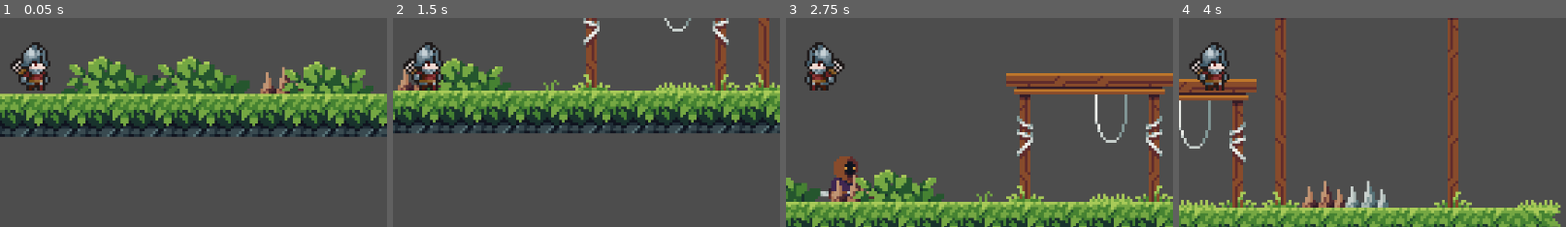
Above: before the commit, frames 1-4 (left to right).
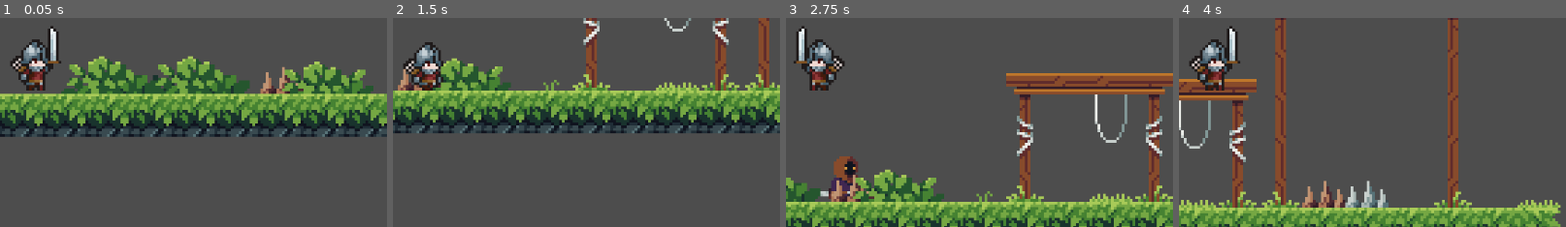
Above: after the commit, the same moments.

Repository: Sekaii22/super-gd-game
Game: Godot game, scene res://Assets/Scenes/game.tscn
Same seed, same stepped clock (60 frames per second), same inputs: the game is played once before the commit and once after it.
Inputs (mouse positions are % of the whole screen's width and height, from its top left):
- Up to frame 1 (0.05 s): no input
- Up to frame 2 (1.5 s): move the mouse to (72, 43) at 0.52 s; hold D (move-right) from 0.53 s (still down); click (72, 43) at 0.6 s; tap Space (jump) at 0.77, 0.8, 1.07, 1.35 s; move the mouse to (30, 53) at 1.27 s
- Up to frame 3 (2.75 s): tap Space (jump) at 1.52, 1.82, 2.3 s; click (30, 53) at 1.55 s; move the mouse to (60, 25) at 2.02 s; release D (move-right) at 2.03 s; hold A (move-left) from 2.03 s (still down); click (60, 25) at 2.1 s
- Up to frame 4 (4 s): move the mouse to (45, 69) at 2.77 s; release A (move-left) at 2.78 s; hold D (move-right) from 2.78 s (still down); click (45, 69) at 2.85 s; tap Space (jump) at 3.02, 3.32, 3.6, 3.77 s; move the mouse to (80, 64) at 3.52 s
The pictures show only the part of the screen within x 46-95%, y 35-85%; the shares and areas given below are measured in that part.

The runs differ from the first frame. In frame 1, 1.5% of the frame differs, in the area x 2-16%, y 3-32%; in frame 2, 0.2%; in frame 3, 1.5%; in frame 4, 1.4%.

Commit message:
Input to animation
Added respective animations to its inputs

Diff:
--- a/Assets/Scenes/killzone.tscn
+++ b/Assets/Scenes/killzone.tscn
@@ -6,4 +6,8 @@
 script = ExtResource("1_rrxt1")
 damage = 10
 
+[node name="Timer" type="Timer" parent="."]
+wait_time = 0.6
+
 [connection signal="body_entered" from="." to="." method="_on_body_entered"]
+[connection signal="timeout" from="Timer" to="." method="_on_timer_timeout"]
--- a/Assets/Scenes/player.tscn
+++ b/Assets/Scenes/player.tscn
@@ -27,6 +27,22 @@
 atlas = ExtResource("2_20spc")
 region = Rect2(500, 200, 100, 100)
 
+[sub_resource type="AtlasTexture" id="AtlasTexture_twqg6"]
+atlas = ExtResource("2_20spc")
+region = Rect2(0, 600, 100, 100)
+
+[sub_resource type="AtlasTexture" id="AtlasTexture_jsy7k"]
+atlas = ExtResource("2_20spc")
+region = Rect2(100, 600, 100, 100)
+
+[sub_resource type="AtlasTexture" id="AtlasTexture_uxgpf"]
+atlas = ExtResource("2_20spc")
+region = Rect2(200, 600, 100, 100)
+
+[sub_resource type="AtlasTexture" id="AtlasTexture_btkbf"]
+atlas = ExtResource("2_20spc")
+region = Rect2(300, 600, 100, 100)
+
 [sub_resource type="AtlasTexture" id="AtlasTexture_ejrnk"]
 atlas = ExtResource("2_20spc")
 region = Rect2(0, 500, 100, 100)
@@ -43,22 +59,6 @@
 atlas = ExtResource("2_20spc")
 region = Rect2(300, 500, 100, 100)
 
-[sub_resource type="AtlasTexture" id="AtlasTexture_twqg6"]
-atlas = ExtResource("2_20spc")
-region = Rect2(0, 600, 100, 100)
-
-[sub_resource type="AtlasTexture" id="AtlasTexture_jsy7k"]
-atlas = ExtResource("2_20spc")
-region = Rect2(100, 600, 100, 100)
-
-[sub_resource type="AtlasTexture" id="AtlasTexture_uxgpf"]
-atlas = ExtResource("2_20spc")
-region = Rect2(200, 600, 100, 100)
-
-[sub_resource type="AtlasTexture" id="AtlasTexture_btkbf"]
-atlas = ExtResource("2_20spc")
-region = Rect2(300, 600, 100, 100)
-
 [sub_resource type="AtlasTexture" id="AtlasTexture_voneg"]
 atlas = ExtResource("2_20spc")
 region = Rect2(0, 0, 100, 100)
@@ -82,6 +82,10 @@
 [sub_resource type="AtlasTexture" id="AtlasTexture_vpkxr"]
 atlas = ExtResource("2_20spc")
 region = Rect2(500, 0, 100, 100)
+
+[sub_resource type="AtlasTexture" id="AtlasTexture_i48rx"]
+atlas = ExtResource("2_20spc")
+region = Rect2(100, 200, 100, 100)
 
 [sub_resource type="AtlasTexture" id="AtlasTexture_dfvyj"]
 atlas = ExtResource("2_20spc")
@@ -137,11 +141,28 @@
 "texture": SubResource("AtlasTexture_0fhlm")
 }],
 "loop": false,
-"name": &"Attack",
+"name": &"attack",
 "speed": 16.0
 }, {
 "frames": [{
 "duration": 1.0,
+"texture": SubResource("AtlasTexture_twqg6")
+}, {
+"duration": 1.0,
+"texture": SubResource("AtlasTexture_jsy7k")
+}, {
+"duration": 1.0,
+"texture": SubResource("AtlasTexture_uxgpf")
+}, {
+"duration": 1.0,
+"texture": SubResource("AtlasTexture_btkbf")
+}],
+"loop": false,
+"name": &"death",
+"speed": 4.0
+}, {
+"frames": [{
+"duration": 1.0,
 "texture": SubResource("AtlasTexture_ejrnk")
 }, {
 "duration": 1.0,
@@ -154,28 +175,11 @@
 "texture": SubResource("AtlasTexture_m4t5e")
 }],
 "loop": false,
-"name": &"Damaged",
+"name": &"hurt",
 "speed": 7.0
 }, {
 "frames": [{
 "duration": 1.0,
-"texture": SubResource("AtlasTexture_twqg6")
-}, {
-"duration": 1.0,
-"texture": SubResource("AtlasTexture_jsy7k")
-}, {
-"duration": 1.0,
-"texture": SubResource("AtlasTexture_uxgpf")
-}, {
-"duration": 1.0,
-"texture": SubResource("AtlasTexture_btkbf")
-}],
-"loop": false,
-"name": &"Death",
-"speed": 4.0
-}, {
-"frames": [{
-"duration": 1.0,
 "texture": SubResource("AtlasTexture_voneg")
 }, {
 "duration": 1.0,
@@ -194,11 +198,19 @@
 "texture": SubResource("AtlasTexture_vpkxr")
 }],
 "loop": true,
-"name": &"Idle",
+"name": &"idle",
 "speed": 7.0
 }, {
 "frames": [{
 "duration": 1.0,
+"texture": SubResource("AtlasTexture_i48rx")
+}],
+"loop": true,
+"name": &"jump",
+"speed": 5.0
+}, {
+"frames": [{
+"duration": 1.0,
 "texture": SubResource("AtlasTexture_dfvyj")
 }, {
 "duration": 1.0,
@@ -223,7 +235,7 @@
 "texture": SubResource("AtlasTexture_xfrtf")
 }],
 "loop": true,
-"name": &"Running",
+"name": &"run",
 "speed": 10.0
 }]
 
@@ -238,10 +250,8 @@
 [node name="AnimatedSprite2D" type="AnimatedSprite2D" parent="."]
 position = Vector2(0, -7)
 sprite_frames = SubResource("SpriteFrames_8inxj")
-animation = &"Attack"
-autoplay = "Idle"
-frame = 5
-frame_progress = 1.0
+animation = &"attack"
+autoplay = "idle"
 
 [node name="CollisionShape2D" type="CollisionShape2D" parent="."]
 position = Vector2(0, -8)
--- a/Assets/Scripts/killzone.gd
+++ b/Assets/Scripts/killzone.gd
@@ -1,6 +1,7 @@
 extends Area2D
 
 @export var damage: int = 100
+@onready var timer: Timer = $Timer
 
 func _on_body_entered(body: Node2D) -> void:
 	if body.name == "Player":
@@ -8,3 +9,10 @@
 		body.health -= damage
 		if body.health <= 0:
 			print("dead")
+			Engine.time_scale = 0.5
+			timer.start()
+
+
+
+func _on_timer_timeout() -> void:
+	get_tree().reload_current_scene()
--- a/Assets/Scripts/player.gd
+++ b/Assets/Scripts/player.gd
@@ -26,9 +26,22 @@
 	elif direction == 1:
 		animated_sprite.flip_h = false
 
+	if is_on_floor():
+		if direction == 0:
+			animated_sprite.play("idle")
+		else:
+			animated_sprite.play("run")
+	else:
+		animated_sprite.play("jump")
+		#Jump animation is temporary
+
 	if direction:
 		velocity.x = direction * SPEED
 	else:
 		velocity.x = move_toward(velocity.x, 0, SPEED)
 
+	if Input.is_action_just_pressed("attack"):
+		print("attack pressed")
+		animated_sprite.play("attack")
+
 	move_and_slide()
--- a/project.godot
+++ b/project.godot
@@ -34,6 +34,12 @@
 , Object(InputEventKey,"resource_local_to_scene":false,"resource_name":"","device":-1,"window_id":0,"alt_pressed":false …(186 unchanged characters)…
 ]
 }
+attack={
+"deadzone": 0.5,
+"events": [Object(InputEventMouseButton,"resource_local_to_scene":false,"resource_name":"","device":-1,"window_id":0,"alt_pressed":false,"shift_pressed":false,"ctrl_pressed":false,"meta_pressed":false,"button_mask":1,"position":Vector2(92, 20),"global_position":Vector2(101, 66),"factor":1.0,"button_index":1,"canceled":false,"pressed":true,"double_click":false,"script":null)
+, Object(InputEventKey,"resource_local_to_scene":false,"resource_name":"","device":-1,"window_id":0,"alt_pressed":false,"shift_pressed":false,"ctrl_pressed":false,"meta_pressed":false,"pressed":false,"keycode":0,"physical_keycode":67,"key_label":0,"unicode":99,"location":0,"echo":false,"script":null)
+]
+}
 
 [rendering]
 
Not shown: 1 places in Assets/Scenes/player.tscn that only renumber resources
